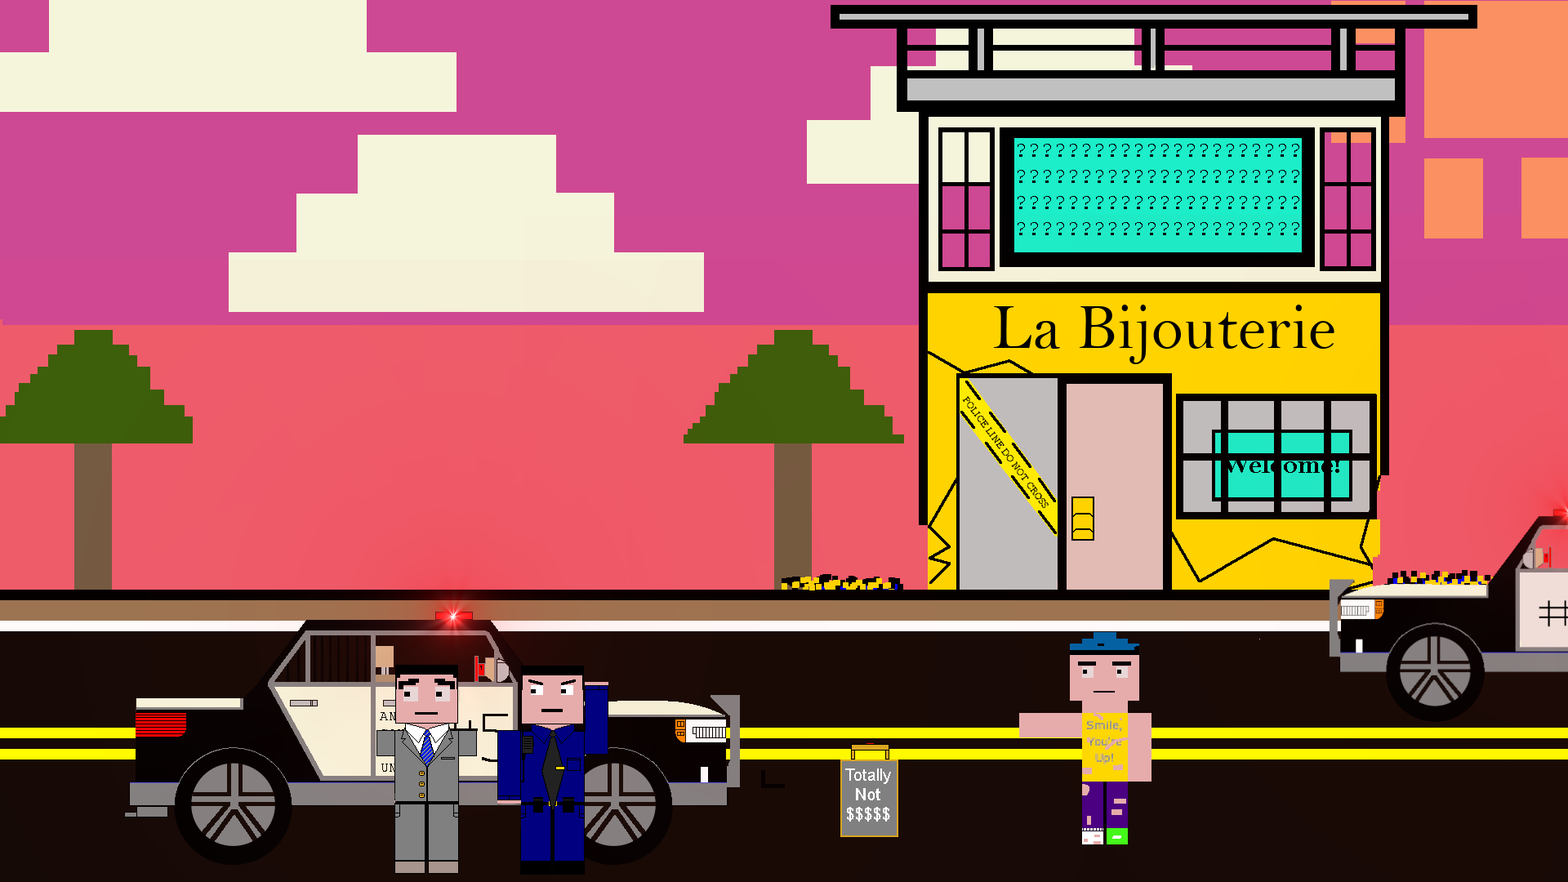
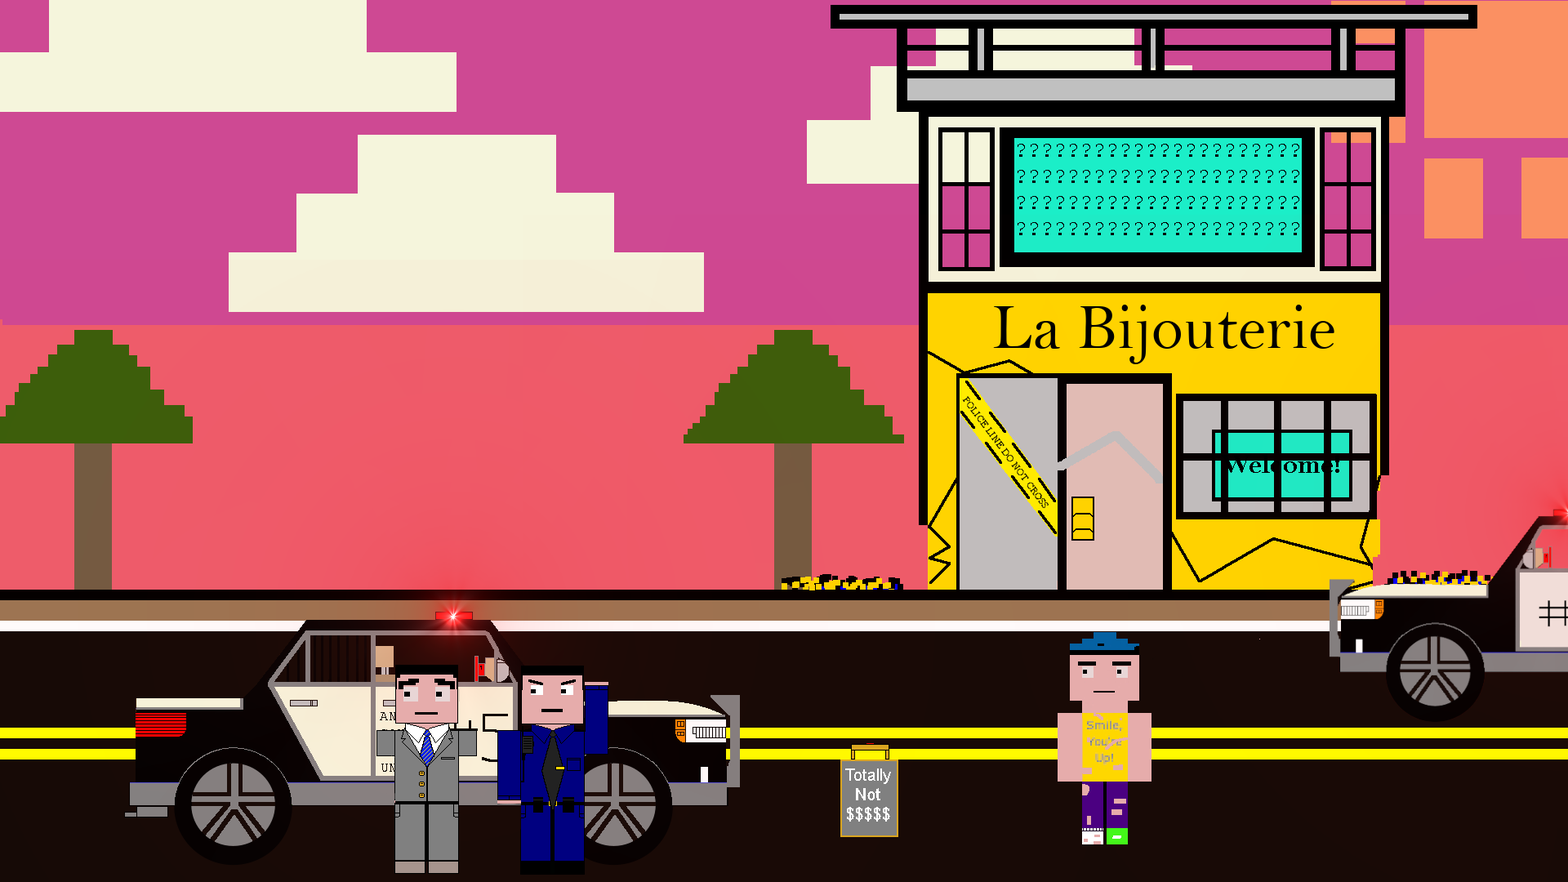
Layered file, before and after one edit (1568 × 882). Changes by layer:
removed layer "arm" over [left=1019, top=712, right=1083, bottom=739]
added layer "arm copy" above "player copy" over [left=1056, top=712, right=1083, bottom=782]
added layer "Background copy #8" above "Background copy #7" over [left=761, top=431, right=1163, bottom=789]
hid "Background copy #7" over [left=761, top=431, right=1163, bottom=789]